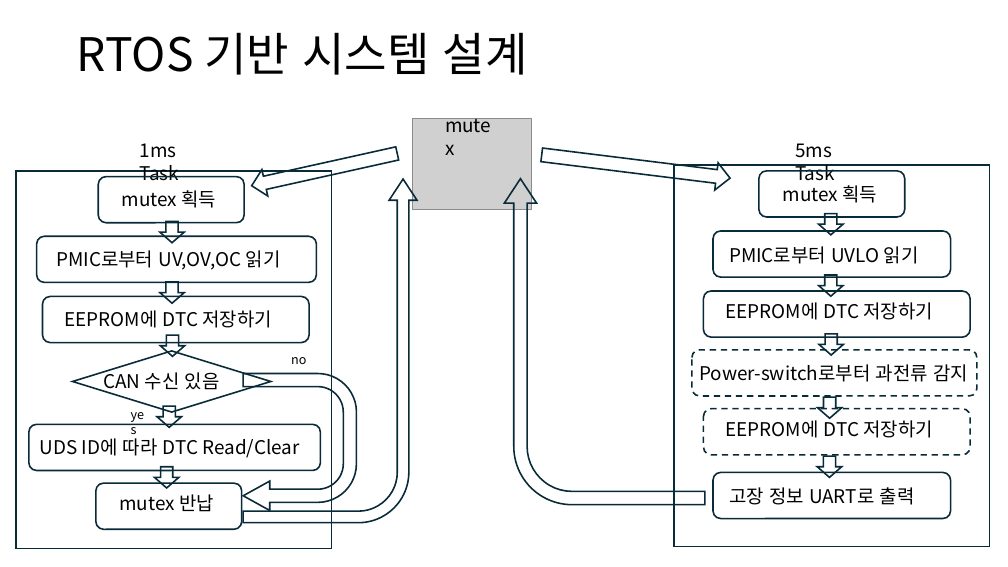
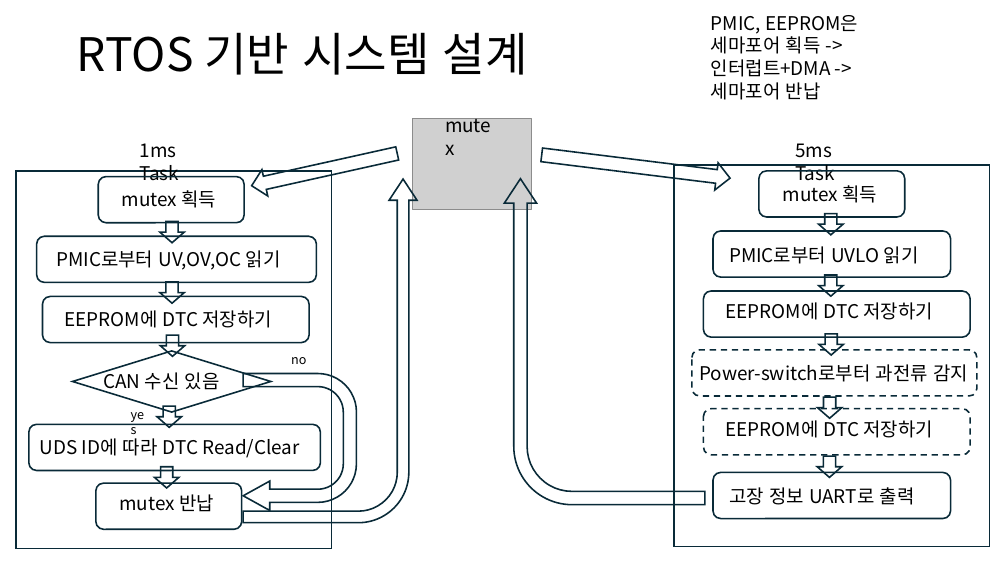
Before and after one commit to qwerasdfuiop/comento, a slide deck: slide 5 of ECU 고장 진단 시스템.pptx (slide 7 before the commit). Drawn at 1008x567 pixels with LibreOffice and Linux fonts; fonts in the diff are those of the drawing; grey boxes stand for pictures. Boxes give left, top, right and bottom in pixels: in the first picture for what was removed or moved away, otherwise in the second. Text is boxed around its words. In the diff, an @@ line names an element or a change of style, - is before the commit and + after.

```diff
--- a/ECU 고장 진단 시스템.pptx
+++ b/ECU 고장 진단 시스템.pptx
@@ text added at (711, 15, 858, 100), 18 pt, text #000000 @@
+PMIC, EEPROM은
+세마포어 획득 ->
+인터럽트+DMA ->
+세마포어 반납
```
Also in this commit, not shown: 1 slide added, 2 slides removed.
